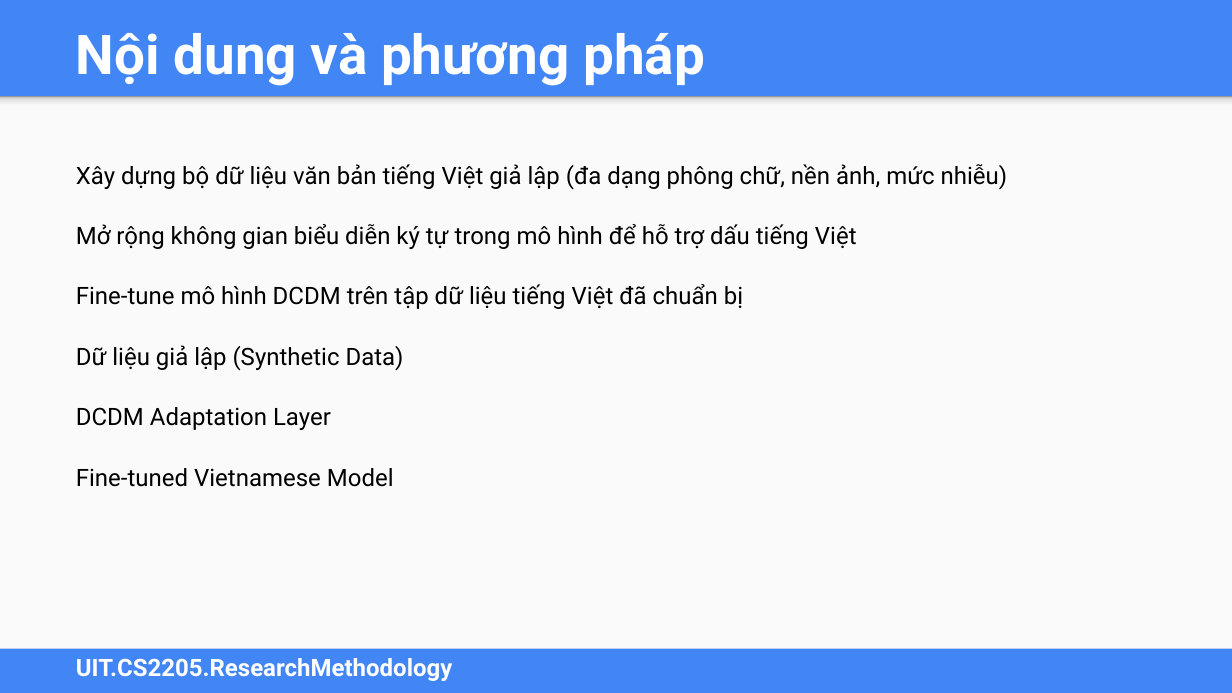
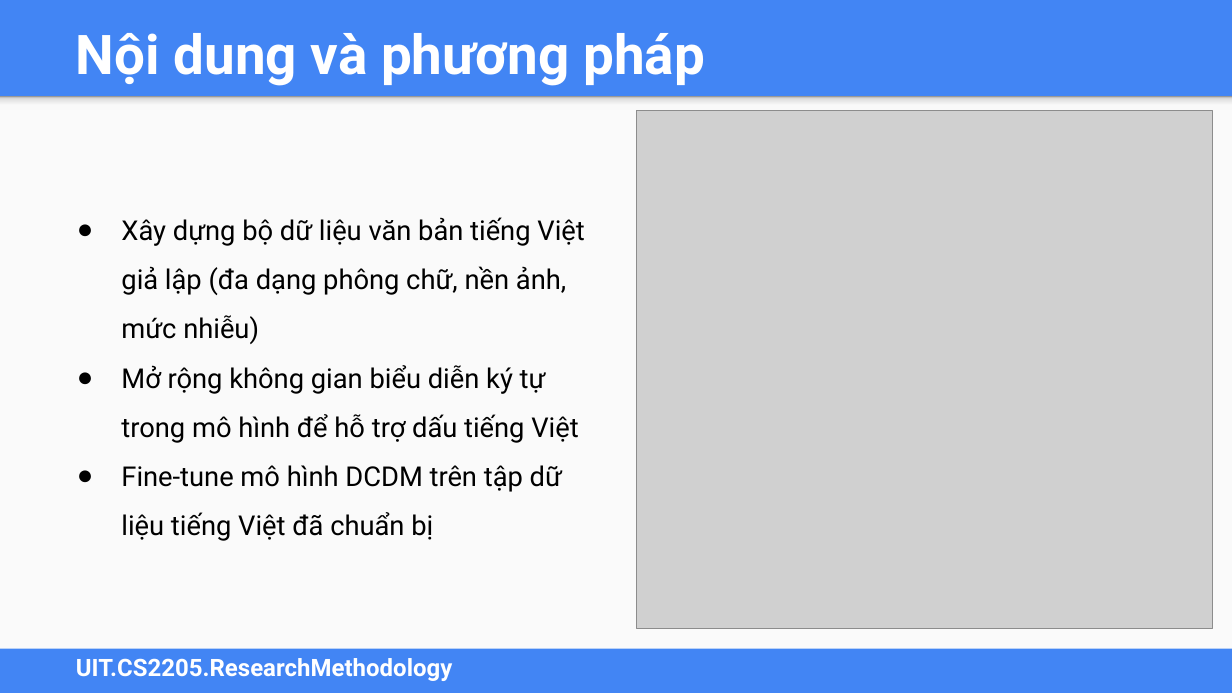
Before and after one commit to HoangSonDeveloper/CS2205, a slide deck: slide 6 of Sơn Nguyễn Hoàng - CS2205.SEP2025.DeCuong.FinalReport.Template.Slide.pptx. Drawn at 1232x693 pixels with LibreOffice and Linux fonts; fonts in the diff are those of the drawing; grey boxes stand for pictures. Boxes give left, top, right and bottom in pixels: in the first picture for what was removed or moved away, otherwise in the second. Text is boxed around its words. In the diff, an @@ line names an element or a change of style, - is before the commit and + after.

```diff
--- a/Sơn Nguyễn Hoàng - CS2205.SEP2025.DeCuong.FinalReport.Template.Slide.pptx
+++ b/Sơn Nguyễn Hoàng - CS2205.SEP2025.DeCuong.FinalReport.Template.Slide.pptx
@@ picture added at [637, 111, 1212, 630] @@
@@ text "Xây dựng bộ dữ liệu ...": place and size @@
-text "Xây dựng bộ dữ liệu ..." at [76, 164, 1008, 487]
+text "Xây dựng bộ dữ liệu ..." at [121, 217, 584, 541]
@@ text "Xây dựng bộ dữ liệu ..." at [121, 217, 584, 541]: size 14 to 16 pt; bullet none to ●; line spacing 1.15 to 1.5; less space between paragraphs @@
@@ text at [76, 345, 404, 487]: paragraphs removed @@
-Dữ liệu giả lập (Synthetic Data)
-DCDM Adaptation Layer
-Fine-tuned Vietnamese Model
```
Also in this commit, not shown: 6 other slides changed, 3 other files.
